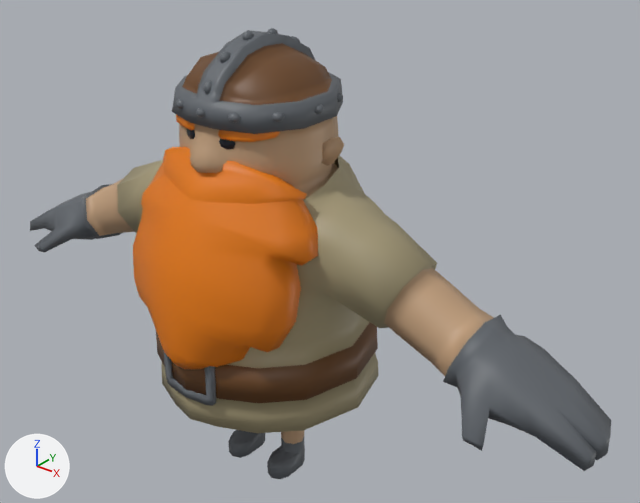
The FBX model Assets/Art/Models/Characters/Player.fbx: old version first, new version second.
Rendered twice from a 50 mm camera at (2.3, -2.49, 2.72) aimed at (0.18, 0.16, 1.07). Every picture has the same lights, and +X, +Y and +Z are marked at lower left. The first picture is the older version. Where no turn or scale is listed for an object, it has been applied to the vertices.

In view in the first picture: 'Player.001'.
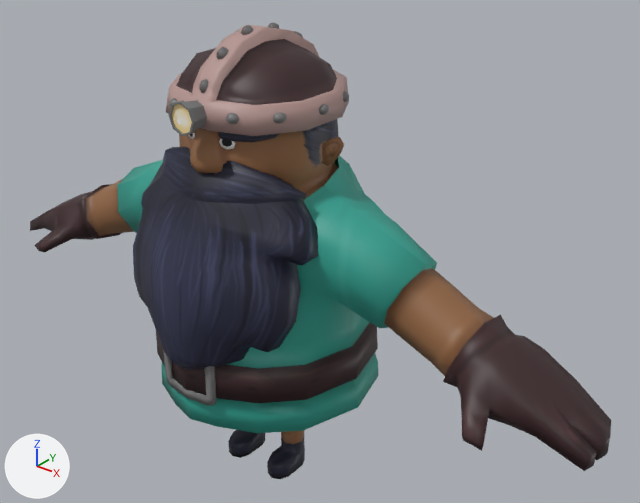
Boxes [x1, y1, x2, y2] around the edits, measured in the pictures (640 x 503 px; the box of a moved part takes in the faces that stretch with it):
```json
{"object": "Player.001", "change": "reshaped", "before": [30, 28, 611, 479], "after": [30, 22, 611, 479]}
{"part": 1, "of": "me_player_001", "change": "moved or reshaped", "before": [291, 36, 300, 42], "after": [293, 31, 303, 38]}
{"part": 2, "of": "me_player_001", "change": "added", "after": [169, 99, 207, 136]}
{"part": 3, "of": "me_player_001", "change": "deleted", "before": [196, 108, 205, 117]}
{"part": 4, "of": "me_player_001", "change": "moved or reshaped", "before": [174, 28, 343, 123], "after": [168, 22, 349, 124]}
{"part": 5, "of": "me_player_001", "change": "added", "after": [460, 380, 611, 471], "on screen": "brown"}
{"part": 6, "of": "me_player_001", "change": "added", "after": [30, 209, 78, 252]}
{"part": 7, "of": "me_player_001", "change": "recoloured", "before": [86, 119, 494, 444], "after": [86, 119, 494, 444]}
{"part": 8, "of": "me_player_001", "change": "recoloured", "before": [133, 115, 318, 369], "after": [133, 133, 318, 369], "on screen": "darker"}
{"part": 9, "of": "me_player_001", "change": "recoloured", "before": [34, 32, 610, 479], "after": [34, 32, 610, 479]}
{"part": 10, "of": "me_player_001", "change": "recoloured", "before": [156, 43, 378, 403], "after": [156, 43, 378, 403]}
{"part": 11, "of": "me_player_001", "change": "recoloured", "before": [117, 155, 437, 433], "after": [117, 155, 437, 433], "on screen": "beige to cyan"}
{"part": 12, "of": "me_player_001", "change": "recoloured", "before": [188, 133, 236, 149], "after": [188, 133, 236, 149]}
```

Edits to the scene script, one JSON object a line:
```json
{"op": "add", "block": "img_playertexture_png", "code": ["img_playertexture_png = load_image('PlayerTexture.png', '../../Textures/PlayerTexture.png', 1024, 1024, 'sRGB')"]}
{"op": "add", "block": "mat_material", "code": ["mat_material = principled_material('Material')", "mat_material.texture = img_playertexture_png"]}
{"block": "me_player_001", "where": "# used by ob_player_001; location = (0.0, 0.0, 0.0)"}
{"op": "remove", "block": "me_player_001", "code": "me_player_001.from_pydata(...)  # 2405 vertices, 2356 faces; spans x -1.55..1.55, y -0.54..0.52, z 0.01..2.01"}
{"op": "add", "block": "me_player_001", "code": "me_player_001.from_pydata(...)  # 2461 vertices, 2408 faces; spans x -1.55..1.55, y -0.54..0.52, z 0.01..2.03"}
{"block": "me_player_001", "change": "me_player_001 part 1: the loose piece of 26 vertices spanning x -0.03..0.03, y 0.2..0.25, z 1.9..1.95 is moved by (0.0, 0.02, 0.02), in mat_material (picture img_playertexture_png)"}
{"block": "me_player_001", "change": "me_player_001 part 2: a new loose piece of 64 vertices spanning x -0.07..0.07, y -0.41..-0.31, z 1.69..1.82, in mat_material (picture img_playertexture_png)"}
{"block": "me_player_001", "change": "me_player_001 part 3: the loose piece of 44 vertices spanning x -0.02..0.02, y -0.32..-0.28, z 1.74..1.78 is deleted"}
{"block": "me_player_001", "change": "me_player_001 part 4: 247 vertices moved from x -0.32..0.32, y -0.3..0.36, z 1.71..2.0 to x -0.34..0.34, y -0.33..0.37, z 1.71..2.02; 601 vertices removed from x -0.33..0.33, y -0.29..0.36, z 1.74..2.01; 601 vertices added at x -0.35..0.35, y -0.32..0.39, z 1.74..2.03"}
{"block": "me_player_001", "change": "me_player_001 part 5: 18 vertices added at x 1.12..1.47, y -0.24..0.14, z 0.81..0.91"}
{"block": "me_player_001", "change": "me_player_001 part 6: 18 vertices added at x -1.47..-1.12, y -0.24..0.14, z 0.81..0.91"}
{"block": "me_player_001", "change": "me_player_001 part 7: 338 faces spanning x -1.06..1.06, y -0.35..0.52, z 0.15..1.71 switch from mat_pele (beige #c09e7c) to mat_material (picture img_playertexture_png)"}
{"block": "me_player_001", "change": "me_player_001 part 8: 346 faces spanning x -0.45..0.45, y -0.54..-0.09, z 0.72..1.72 switch from mat_barba_sobrancelha (orange #e77b00) to mat_material (picture img_playertexture_png)"}
{"block": "me_player_001", "change": "me_player_001 part 9: 386 faces spanning x -1.55..1.55, y -0.48..0.37, z 0.01..2.02 switch from mat_cinza (dark grey #61666c) to mat_material (picture img_playertexture_png)"}
{"block": "me_player_001", "change": "me_player_001 part 10: 206 faces spanning x -0.5..0.5, y -0.48..0.52, z 0.26..1.97 switch from mat_marrom (brown #6b4521) to mat_material (picture img_playertexture_png)"}
{"block": "me_player_001", "change": "me_player_001 part 11: 216 faces spanning x -0.8..0.8, y -0.47..0.52, z 0.49..1.51 switch from mat_blusa (beige #a39877) to mat_material (picture img_playertexture_png)"}
{"block": "me_player_001", "change": "me_player_001 part 12: 32 faces spanning x -0.13..0.13, y -0.28..-0.26, z 1.63..1.68 switch from mat_olho (black #111c2a) to mat_material (picture img_playertexture_png)"}
```
